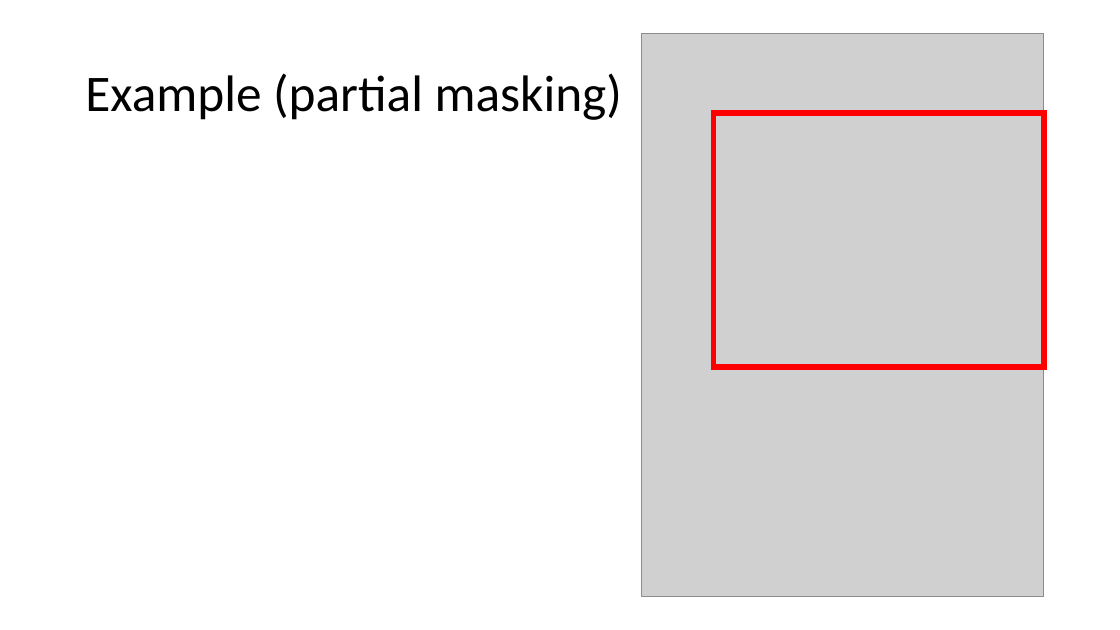
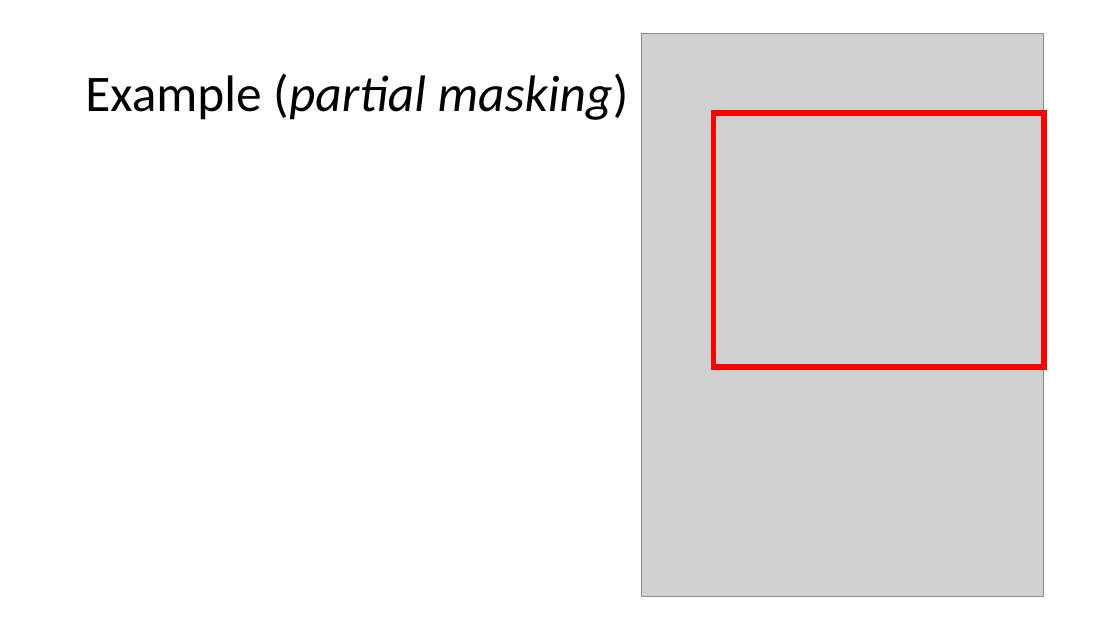
Before and after one commit to DANS-KNAW/course-scalatra-servlet-logging, a slide deck: slide 12 of Presentation.pptx. Drawn at 1120x630 pixels with LibreOffice and Linux fonts; fonts in the diff are those of the drawing; grey boxes stand for pictures. Boxes give left, top, right and bottom in pixels: in the first picture for what was removed or moved away, otherwise in the second. Text is boxed around its words. In the diff, an @@ line names an element or a change of style, - is before the commit and + after.

```diff
--- a/Presentation.pptx
+++ b/Presentation.pptx
@@ title "Example (partial masking)" at (x1=85, y1=73, x2=629, y2=120): italic on in "(partial masking)" @@
```
Also in this commit, not shown: 8 other slides changed, 2 slides added, 1 other file.
